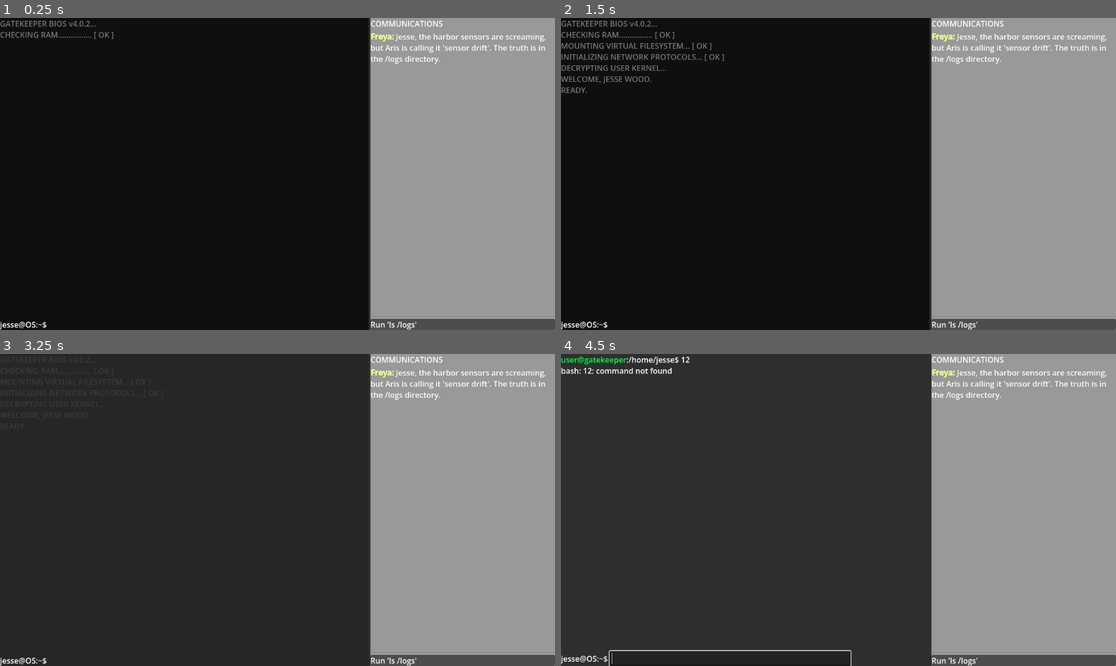
Above: before the commit, frames 1-4 (two rows, left to right).
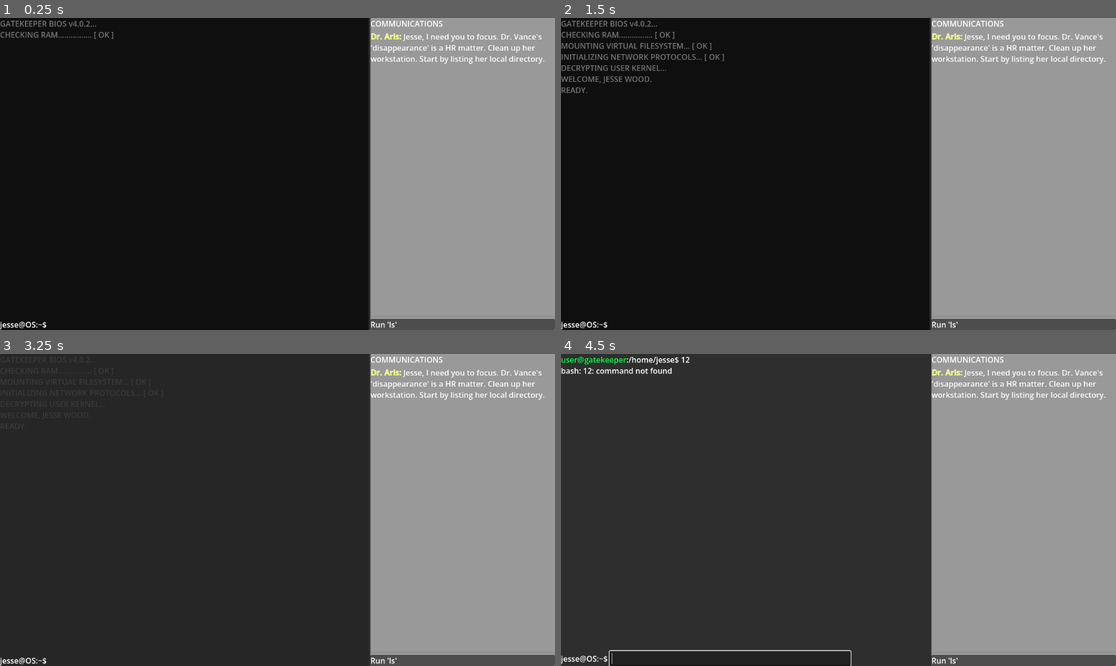
Above: after the commit, the same moments.

Repository: woodRock/bash
Game: Godot game, scene res://main.tscn
Same seed, same stepped clock (60 frames per second), same inputs: the game is played once before the commit and once after it. The project has no main scene, so this scene is started directly.
Inputs (mouse positions are in pixels of both pictures, inside the frame that each line leads up to):
- Up to frame 1 (0.25 s): no input
- Up to frame 2 (1.5 s): tap Enter at 0.5 s; move the mouse to (888, 167) at 0.52 s; hold Up 0.53-1.28 s; tap E at 0.6 s; click (888, 167) at 0.67 s; tap L at 0.8, 1.35 s; tap Space at 1.25 s; move the mouse to (727, 189) at 1.27 s; hold S from 1.28 s (still down)
- Up to frame 3 (3.25 s): tap U at 1.55, 2.1 s; tap Enter at 2 s; move the mouse to (333, 441) at 2.02 s; release S at 2.03 s; hold Up from 2.03 s (still down); tap E at 2.3, 2.85 s; tap Space at 2.75 s; move the mouse to (249, 572) at 2.77 s; click (249, 572) at 2.92 s; tap L at 3.05 s
- Up to frame 4 (4.5 s): release Up at 3.5 s; click (727, 659) at 3.52 s; type "12" at 3.6 s; tap Enter at 4.25 s; hold A from 4.28 s (still down); tap L at 4.35 s; click (727, 659) at 4.42 s

The runs differ from the first frame. In frame 1, 0.9% of the frame differs, in the area x 66-99%, y 4-100%; in frame 2, 0.9%; in frame 3, 0.9%; in frame 4, 0.9%.

Commit message:
Quality of life: terminal shortcuts

Diff:
--- a/line_edit.gd
+++ b/line_edit.gd
@@ -73,10 +73,8 @@
 	else:
 		append_to_log("> " + line)
 
-	# 1. Run the command first
 	var result = await process_input_line(line)
 
-	# 2. THEN check progress (so touch/mkdir files actually exist now)
 	MissionManager.check_mission_progress(MissionManager.TaskType.COMMAND, line)
 	MissionManager.check_mission_progress(MissionManager.TaskType.VFS_STATE, line)
 	MissionManager.check_mission_progress(MissionManager.TaskType.OUTPUT, result)
@@ -86,6 +84,27 @@
 
 func _gui_input(event: InputEvent) -> void:
 	if event is InputEventKey and event.pressed:
+		if event.ctrl_pressed:
+			match event.keycode:
+				KEY_A:
+					caret_column = 0
+					get_viewport().set_input_as_handled()
+				KEY_E:
+					caret_column = text.length()
+					get_viewport().set_input_as_handled()
+				KEY_L:
+					if output_log: output_log.clear()
+					get_viewport().set_input_as_handled()
+				KEY_U:
+					text = ""
+					get_viewport().set_input_as_handled()
+				KEY_EQUAL:
+					_adjust_font_size(1)
+					get_viewport().set_input_as_handled()
+				KEY_MINUS:
+					_adjust_font_size(-1)
+					get_viewport().set_input_as_handled()
+
 		match event.keycode:
 			KEY_TAB:
 				_handle_autocomplete()
@@ -96,6 +115,23 @@
 			KEY_DOWN:
 				_handle_history(-1)
 				get_viewport().set_input_as_handled()
+
+func _adjust_font_size(delta: int):
+	var current_size = get_theme_font_size("font_size")
+	var new_size = clampi(current_size + (delta * 2), 8, 72)
+	add_theme_font_size_override("font_size", new_size)
+
+	if output_log:
+		output_log.add_theme_font_size_override("normal_font_size", new_size)
+		output_log.add_theme_font_size_override("bold_font_size", new_size)
+		output_log.add_theme_font_size_override("mono_font_size", new_size)
+
+	if editor:
+		var text_node = editor.find_child("*Edit*", true, false)
+		if text_node:
+			text_node.add_theme_font_size_override("font_size", new_size)
+		else:
+			editor.add_theme_font_size_override("font_size", new_size)
 
 func _handle_history(direction: int):
 	if cmd_history.is_empty(): return
@@ -331,14 +367,12 @@
 func parse_single_command(cmd_text: String, is_silent: bool = false) -> String:
 	var proc = cmd_text.strip_edges()
 
-	# Detect Redirection
 	var redirect_to = ""
 	if " > " in proc:
 		var r_parts = proc.split(" > ", true, 1)
 		proc = r_parts[0].strip_edges()
 		redirect_to = r_parts[1].strip_edges()
 
-	# Command Substitution
 	var cmd_sub_regex = RegEx.new()
 	cmd_sub_regex.compile("\\$\\(([^)]+)\\)")
 	var cmd_matches = cmd_sub_regex.search_all(proc)
@@ -349,7 +383,6 @@
 		proc = proc.erase(m.get_start(), m.get_end() - m.get_start())
 		proc = proc.insert(m.get_start(), sub_result.strip_edges())
 
-	# Variable Expansion
 	var var_regex = RegEx.new(); var_regex.compile("\\$\\{(\\w+)\\}|\\$(\\w+)")
 	var matches = var_regex.search_all(proc)
 	for i in range(matches.size() - 1, -1, -1):
@@ -403,14 +436,19 @@
 	var cmd = args[0]
 	match cmd:
 		"ls":
+			var show_hidden = false
 			var target = VFS.current_path
-			if args.size() > 1: target = VFS.resolve_path(args[1])
-			if not VFS.files.has(target): return "ls: cannot access '" + args[1] + "': No such directory"
+			for i in range(1, args.size()):
+				if args[i] == "-a": show_hidden = true
+				else: target = VFS.resolve_path(args[i])
+
+			if not VFS.files.has(target): return "ls: cannot access '" + target + "': No such directory"
 			var out = []
 			for p in VFS.files.keys():
 				if p.begins_with(target) and p != target:
 					var rel = p.trim_prefix(target).trim_prefix("/")
 					if not "/" in rel:
+						if not show_hidden and rel.begins_with("."): continue
 						var data = VFS.files[p]
 						var col = "#ffffff"
 						if data.type == "dir": col = "#5dade2"
@@ -440,19 +478,10 @@
 			if args.size() < 3: return "mv: missing destination"
 			var s_path = VFS.resolve_path(args[1])
 			var d_path = VFS.resolve_path(args[2])
-
-			if not VFS.files.has(s_path):
-				return "mv: cannot stat '" + args[1] + "': No such file or directory"
-
-			# If destination is an existing directory, move source INTO it
+			if not VFS.files.has(s_path): return "mv: " + args[1] + ": No such file"
 			if VFS.files.has(d_path) and VFS.files[d_path].type == "dir":
-				# Manual path join: ensures no double slashes
 				var file_name = s_path.get_file()
-				if d_path.ends_with("/"):
-					d_path = d_path + file_name
-				else:
-					d_path = d_path + "/" + file_name
-
+				d_path = d_path + ("/" if not d_path.ends_with("/") else "") + file_name
 			VFS.move_item(s_path, d_path)
 			return ""
 		"grep":
@@ -517,10 +546,10 @@
 
 func _on_editor_saved(path: String, content: String):
 	VFS.files[path].content = content
-	MissionManager.check_mission_progress(3, path)
+	MissionManager.check_mission_progress(MissionManager.TaskType.FILE_CONTENT, path)
 
 func _on_editor_closed():
-	focus_loop_enabled = true; grab_focus(); MissionManager.check_mission_progress(3, "")
+	focus_loop_enabled = true; grab_focus(); MissionManager.check_mission_progress(MissionManager.TaskType.COMMAND, "exit_nano")
 
 func _on_focus_changed(node: Control) -> void:
 	if focus_loop_enabled and node != self and not (editor and editor.visible):
--- a/mission_manager.gd
+++ b/mission_manager.gd
@@ -7,7 +7,7 @@
 enum TaskType { COMMAND, OUTPUT, VFS_STATE, FILE_CONTENT }
 
 # --- STATE ---
-var current_day : int = 2 # 0 = Day 1, 1 = Day 2, 2 = Day 3
+var current_day : int = 0 # 0 = Day 1, 1 = Day 2, 2 = Day 3
 var current_mission_id : int = 0
 
 # References assigned by the terminal/VFS at runtime via their _ready() functions
